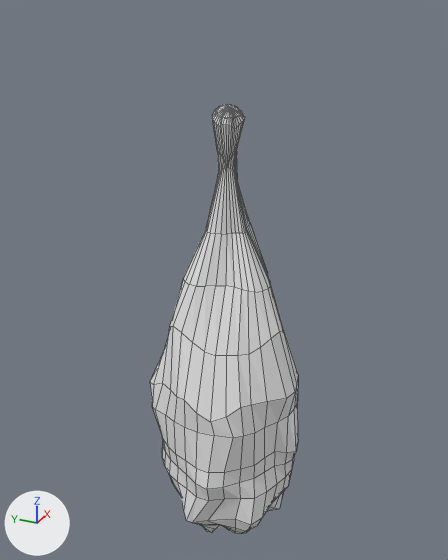
Before and after pictures for a commit that changed the Blender file Assets/Club.blend.
The view is the same before and after, from a camera (50 mm lens) standing at (-6.88, -2.46, 2.37) and looking at (-0.37, 0.47, -0.89). The axes (+X, +Y, +Z) are drawn at lower left. The lights are the same throughout. Mesh edges are drawn as thin lines.
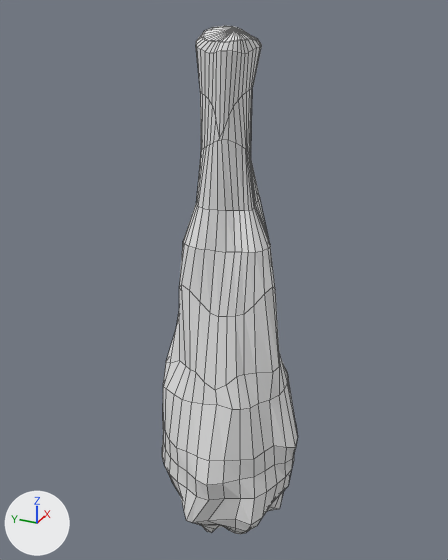
Commit message: New Club

Where the change shows, as pixel boxes [x1, y1, x2, y2] in the pictures (448 x 560 px; the box of a moved part takes in the faces that stretch with it):
```json
{"object": "Cone", "change": "reshaped", "before": [150, 104, 298, 534], "after": [162, 26, 298, 534], "on screen": "8% narrower, 18% taller"}
{"part": 1, "of": "me_cone", "change": "moved or reshaped", "before": [150, 104, 298, 513], "after": [162, 26, 298, 513]}
```

Edits to the scene script, one JSON object a line:
```json
{"block": "me_cone", "where": "# used by ob_cone; location = (-0.49, 0.35, -1.34)"}
{"op": "remove", "block": "me_cone", "code": "me_cone.from_pydata(...)  # 709 vertices, 640 faces, 98 loose edges; spans x -1.05..1.07, y -1.04..0.94, z -3.27..2.61"}
{"op": "add", "block": "me_cone", "code": "me_cone.from_pydata(...)  # 709 vertices, 640 faces, 98 loose edges; spans x -1.04..1.06, y -1.03..0.92, z -3.27..3.42"}
{"block": "me_cone", "change": "me_cone part 1: 530 of 709 vertices moved; they spanned x -1.05..1.07, y -1.04..0.94, z -2.12..2.61 and now span x -1.04..1.06, y -1.03..0.91, z -2.11..3.42; mean shift (-0.01, -0.02, 0.48); largest move (0.1, 0.11, 2.61) -> (0.23, 0.15, 3.42)"}
```
